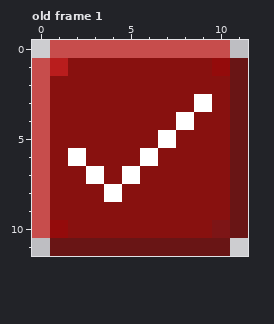
One commit to this pixel-art file: Assets/Sprites/QuietTrue.aseprite. The picture above was drawn from the file before the commit.
12x12 pixels, 1 frame. Shown: old frame 1. The commit also changed other frames, which this record leaves out.
Now the later version:
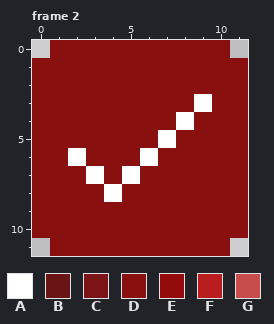
Palette (. is transparent): A #ffffff  B #691515  C #7d1516  D #88110f  E #940b0b  F #b91d1d  G #c74d4c
A new or re-ordered frame is compared with the old frame closest to it.
Diff:
frames 1 -> 3
Frame 2 is new; against old frame 1:
y 0: x 1..10 GGGGGGGGGG -> DDDDDDDDDD
y 1: x 0..1 GF -> DD; x 10..11 EB -> DD
y 2..9: x 0 G -> D; x 11 B -> D
y 10: x 0..1 GE -> DD; x 10..11 CB -> DD
y 11: x 1..10 BBBBBBBBBB -> DDDDDDDDDD
Boxes around the changes in both pictures, in picture pixels (x1, y1, x2, y2):
changed: (32, 40, 248, 256)
